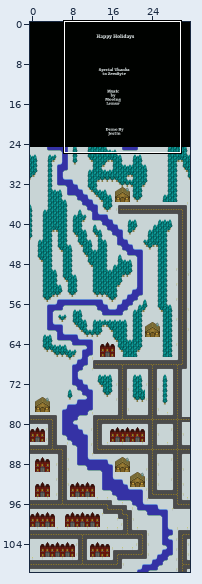
Two states of a Tiled map, map.tmx. Above: a wide view before the commit, with the close-up outlined.
Close-up. As it was:
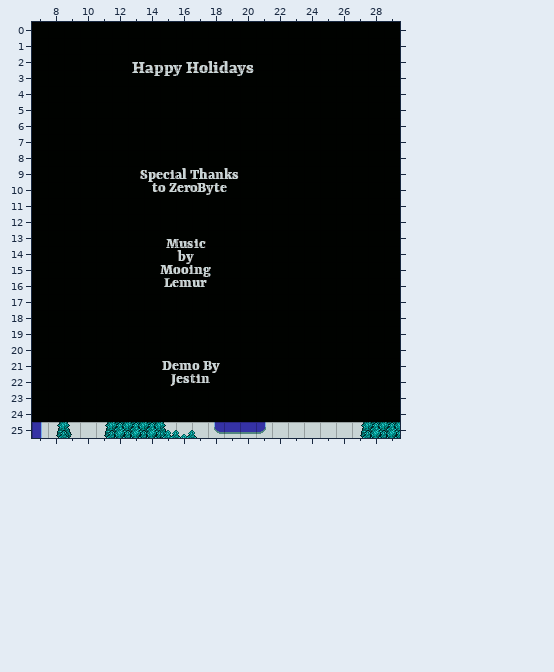
Cells are 16x16 px. Shown: x 7..29, y 0..25.
After the commit:
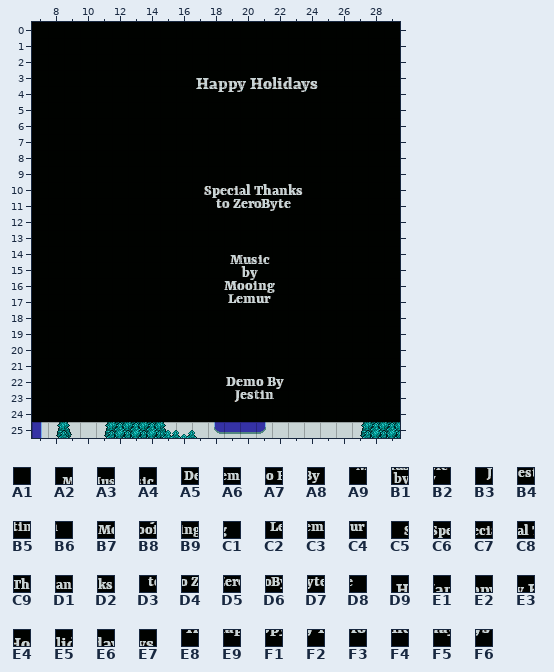
Key: from "/home/jestin/Projects/x16-mode": A1 10, A2 100, A3 101, A4 102, A5 104, A6 105, A7 106, A8 107, A9 108, B1 109, B2 110, B3 112, B4 113, B5 114, B6 115, B7 116, B8 117, B9 118, C1 119, C2 124, C3 125, C4 126, C5 128, C6 129, C7 130, C8 131, C9 132, D1 133, D2 134, D3 137, D4 138, D5 139, D6 140, D7 141, D8 142, D9 144, E1 145, E2 146, E3 147, E4 148, E5 149, E6 150, E7 151, E8 152, E9 153, F1 154, F2 155, F3 156, F4 157, F5 158, F6 159.
__ is an empty cell.
From old to new:
{"where": "layer \"terrain\""}
{"y":2,"x":13,"old":"D9 E1 E2 E3 E4 E5 E6 E7","new":"A1 A1 A1 A1 A1 A1 A1 A1"}
{"y":3,"x":13,"old":"E8 E9 F1 F2 F3 F4 F5 F6 A1 A1 A1 A1","new":"A1 A1 A1 A1 D9 E1 E2 E3 E4 E5 E6 E7"}
{"y":4,"x":17,"old":"A1 A1 A1 A1 A1 A1 A1 A1","new":"E8 E9 F1 F2 F3 F4 F5 F6"}
{"y":9,"x":13,"old":"C5 C6 C7 C8 C9 D1 D2","new":"A1 A1 A1 A1 A1 A1 A1"}
{"y":10,"x":14,"old":"D3 D4 D5 D6 D7 D8 A1 A1 A1 A1","new":"A1 A1 A1 C5 C6 C7 C8 C9 D1 D2"}
{"y":11,"x":18,"old":"A1 A1 A1 A1 A1 A1","new":"D3 D4 D5 D6 D7 D8"}
{"y":13,"x":15,"old":"A2 A3 A4","new":"A1 A1 A1"}
{"y":14,"x":15,"old":"A9 B1 B2","new":"A1 A1 A1"}
{"y":14,"x":19,"old":"A1 A1 A1","new":"A2 A3 A4"}
{"y":15,"x":15,"old":"B7 B8 B9 C1 A1 A1 A1","new":"A1 A1 A1 A1 A9 B1 B2"}
{"y":16,"x":15,"old":"C2 C3 C4","new":"A1 A1 A1"}
{"y":16,"x":19,"old":"A1 A1 A1 A1","new":"B7 B8 B9 C1"}
{"y":17,"x":19,"old":"A1 A1 A1","new":"C2 C3 C4"}
{"y":21,"x":15,"old":"A5 A6 A7 A8","new":"A1 A1 A1 A1"}
{"y":22,"x":15,"old":"B3 B4 B5 B6 A1 A1 A1 A1","new":"A1 A1 A1 A1 A5 A6 A7 A8"}
{"y":23,"x":19,"old":"A1 A1 A1 A1","new":"B3 B4 B5 B6"}
{"label":"changed","picture_box":[132,61,318,92]}
{"label":"changed","picture_box":[140,168,303,211]}
{"label":"changed","picture_box":[160,239,275,303]}
{"label":"changed","picture_box":[162,361,284,402]}
